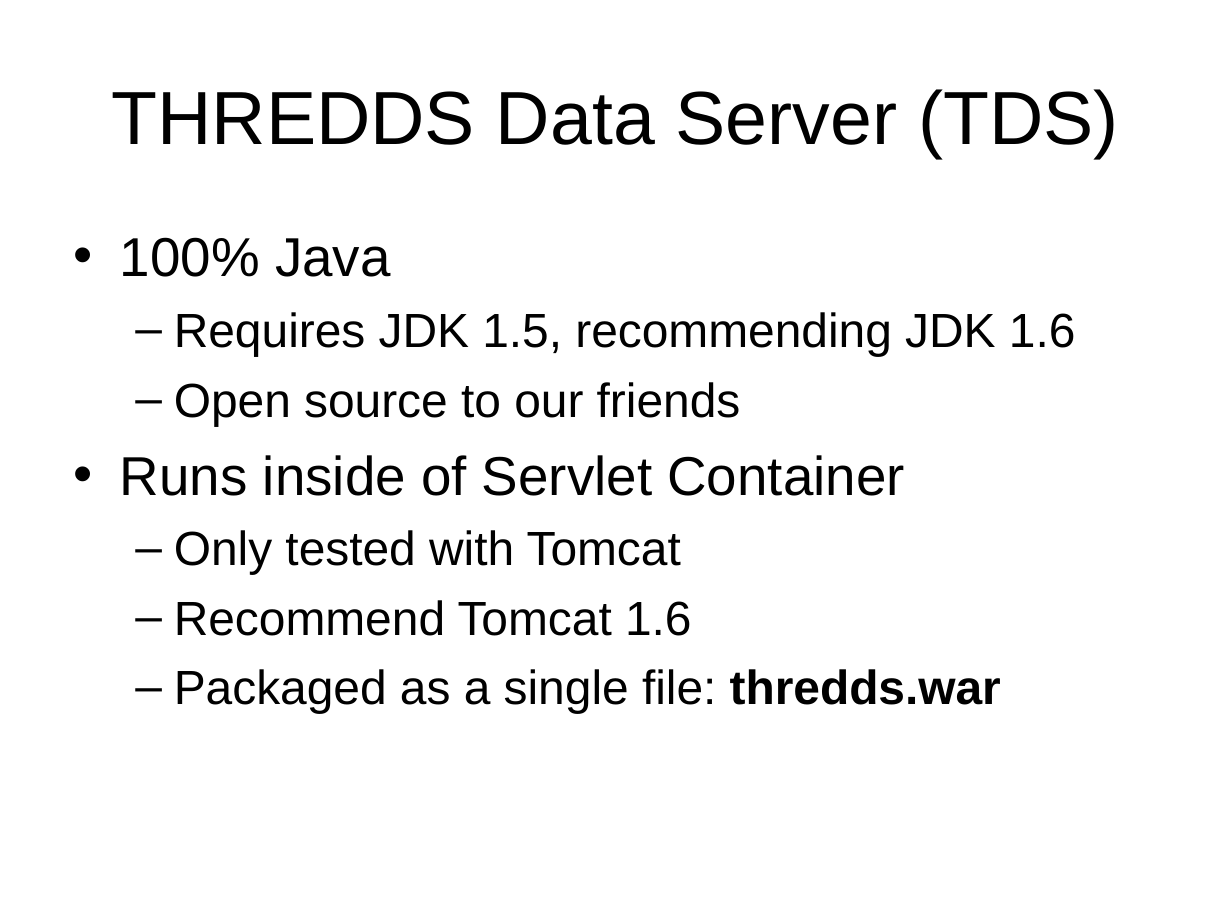
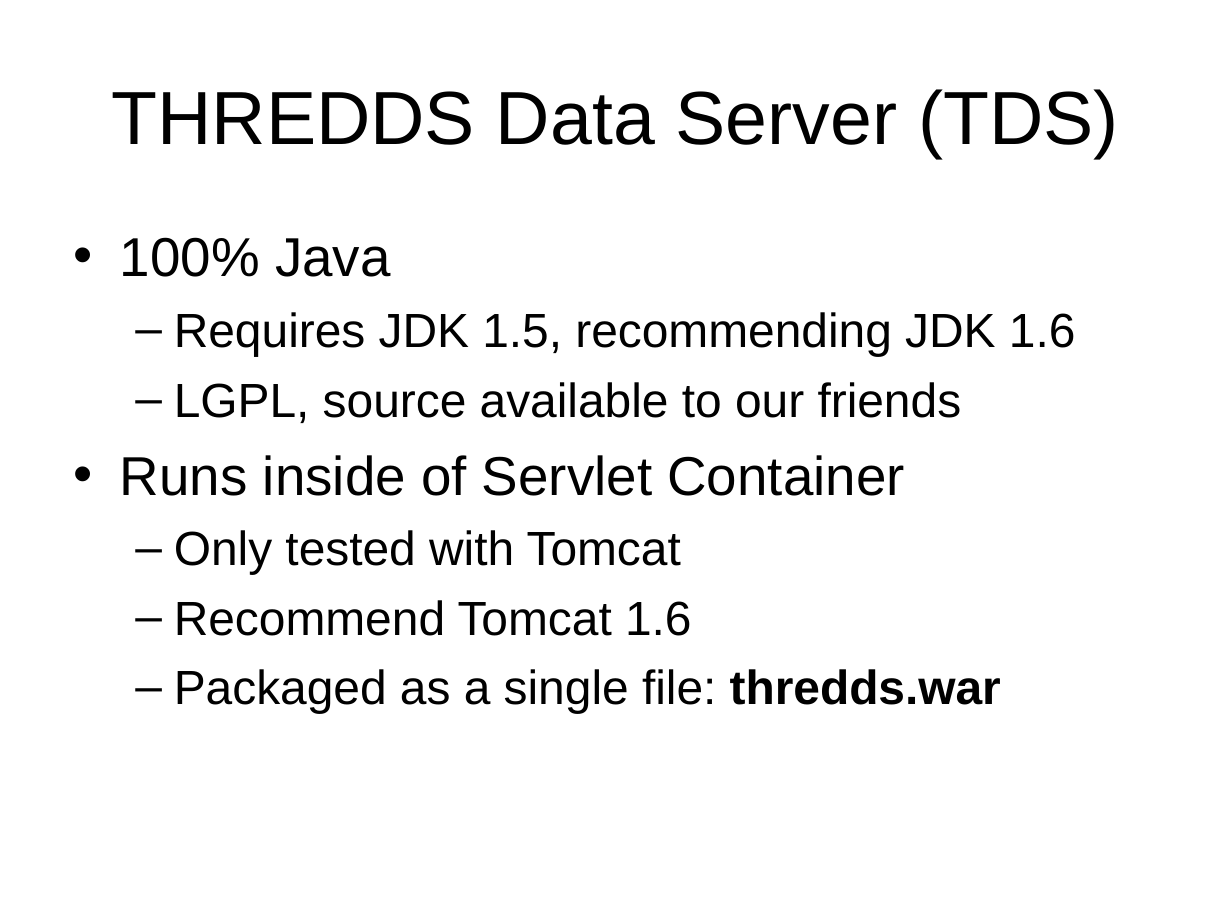
Before and after one commit to ooici-eoi/THREDDS, a slide deck: slide 2 of docs/web/thredds/tech/tutorial/TDSOverview.ppt. Drawn at 1232x924 pixels with LibreOffice and Linux fonts; fonts in the diff are those of the drawing; background and template pictures are left out. Boxes give left, top, right and bottom in pixels: in the first picture for what was removed or moved away, otherwise in the second. Text is boxed around its words. In the diff, an @@ line names an element or a change of style, - is before the commit and + after.

```diff
--- a/docs/web/thredds/tech/tutorial/TDSOverview.ppt
+++ b/docs/web/thredds/tech/tutorial/TDSOverview.ppt
@@ text at (x1=174, y1=382, x2=962, y2=423): text changed @@
-  – Open source to our friends
+  – LGPL, source available to our friends
```
Also in this commit, not shown: 8 other slides changed, 6 slides added, 8 other files.
